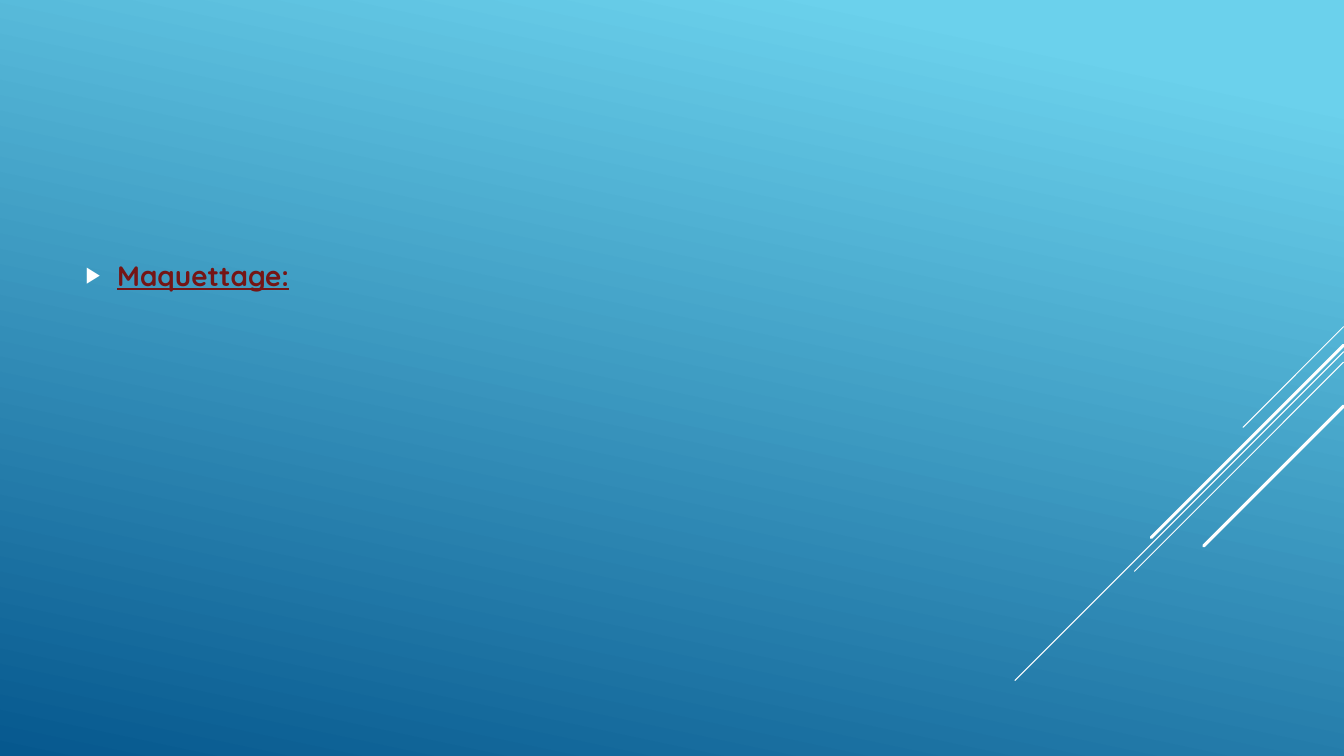
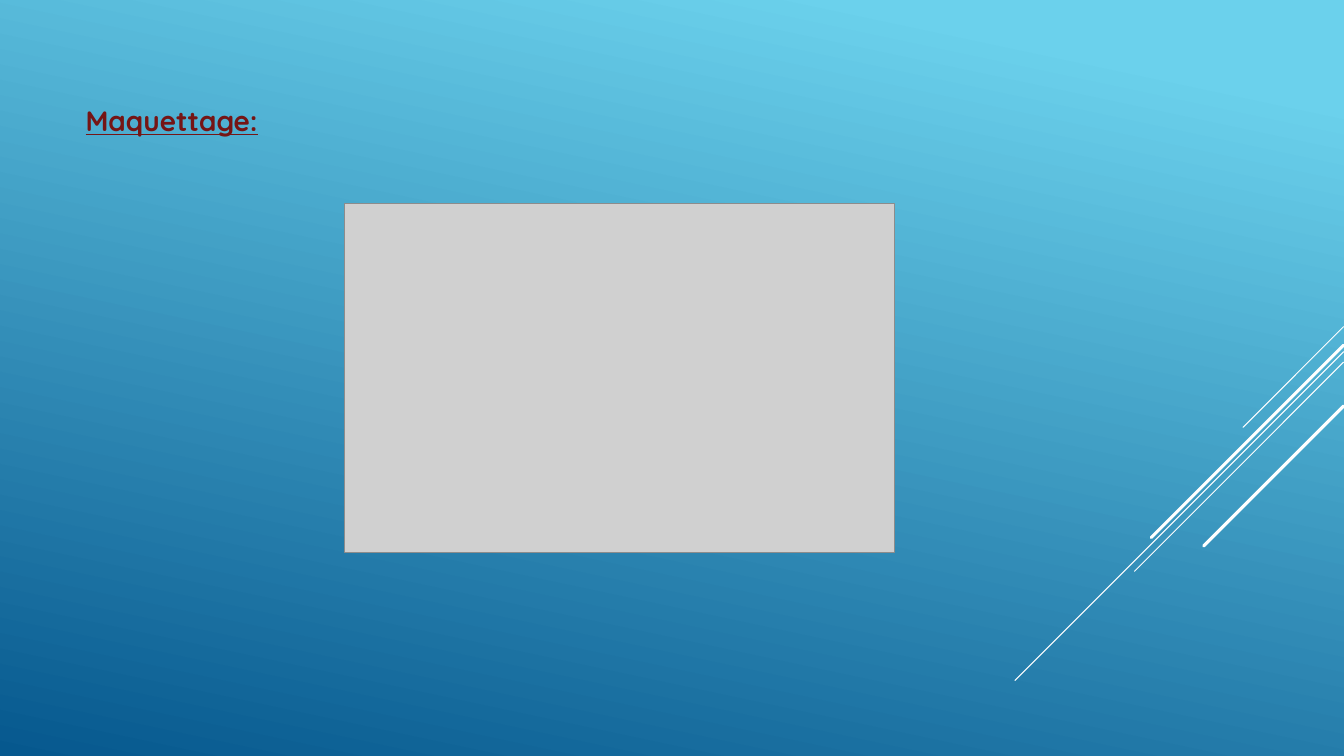
Before and after one commit to GillesP-dev/FilRouge, a slide deck: slide 8 of CDC/L_artiste.pptx (slide 7 before the commit). Drawn at 1344x756 pixels with LibreOffice and Linux fonts; fonts in the diff are those of the drawing; grey boxes stand for pictures. Boxes give left, top, right and bottom in pixels: in the first picture for what was removed or moved away, otherwise in the second. Text is boxed around its words. In the diff, an @@ line names an element or a change of style, - is before the commit and + after.

Commit message:
fin du maquettage mis dans le CDC

```diff
--- a/CDC/L_artiste.pptx
+++ b/CDC/L_artiste.pptx
@@ text "Maquettage:" at [86, 111, 258, 137]: bullet ▶ to none @@
@@ picture added at [345, 204, 894, 553] @@
```
Also in this commit, not shown: 2 other slides changed, 6 slides added, 49 other files.
